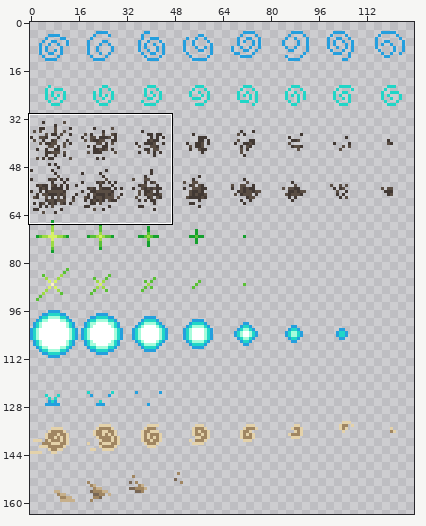
File history of a sprite sheet, game/sprites/particles.png. The picture above shows the old version from afar; the outline marks the close-up.
Close-up. The starting point:
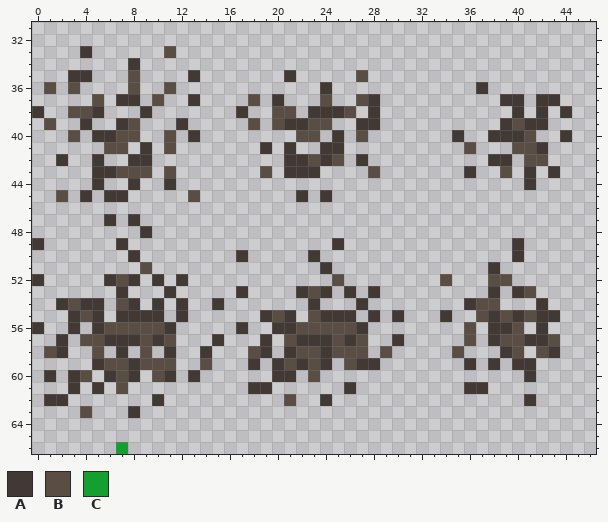
The file is 128x192 pixels. Shown: x 0..46, y 31..66. The wide view leaves out empty margins. The commit also changed other parts of the picture, which this record leaves out.
Palette (. is transparent): A #423934  B #5a4e44  C #14a02e
Pixels before, first column x 0:
33 ....A......B.................................
34 ........A....................................
35 ...AA...B....A.......A.....B.................
36 .B.B....B..B............A............A.......
37 .....B.AA.B..A....B.A...B..BA..........AA.AA.
38 A..BBA...A.......A..BB.AAAB.A...........A.A.A
39 .B..A..AB...A.....B.BAABB..AA..........ABAA..
40 ...B.AABB..B.A........BB.A.B.......A..AAAB..A
41 ......BB.A.B.......A.A..AA..........B...BBA..
42 ..A..A..AA...........AABAB.A..........AA.BB..
43 .....AABBB.B.......B.AAA....B.......A..B.A.A.
44 .....A..A..A.............................A...
45 ..B.A.AA.....B........A.A....................
46 .............................................
47 ......A.A....................................
48 .........A...................................
49 A......A.................A..............A....
50 ........A........A.....A................A....
51 .........B..............A.............A......
52 A.....ABA.A.A............B........B...BB.....
53 .......A...A.....A....ABA.A.A.........A.AB...
54 ..ABAA.BA.A.A..A.......A...A........ABB...A..
55 ...ABA.AAAA.A......ABA.BAAA.A.A...A..BABABAA.
56 A..A.ABBBBBA.....A..AABBBBBA........B.AAB.A..
57 ..A.BBAAABAB...A...A.BAAABAB..A.....B.ABBAAB.
58 .BA..B.A.B.A..A...BA.ABBABBB.B.....B...AB.BA.
59 .....ABBABBB..B...A.ABABA.BAA.......A.A.AA...
60 .A.AB.ABA.BA.A......AA.B.................A...
61 ...A.A.B..........AA......A.........AA.......
62 .AA.......A..........B..A................A...
63 ....B...A....................................
64 .............................................
65 .............................................
66 .......C.....................................
The result:
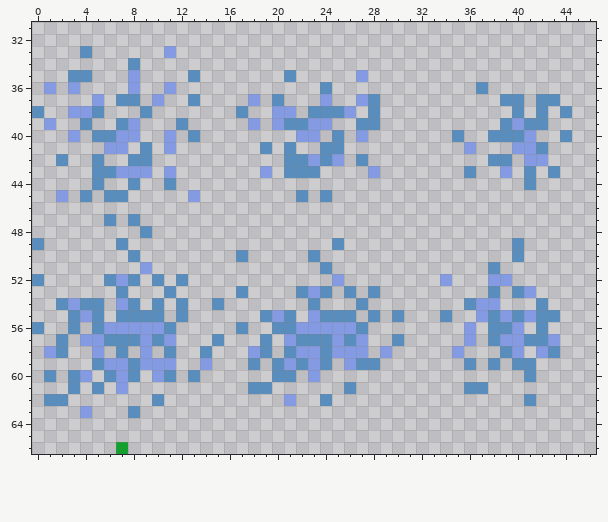
Edits made:
Colour A changes from #423934 to #588dbe.
Colour B changes from #5a4e44 to #849be4.
Pixel boxes of the changes (left, top, right, bottom) in both close-ups:
changed: (32, 46, 572, 418)
